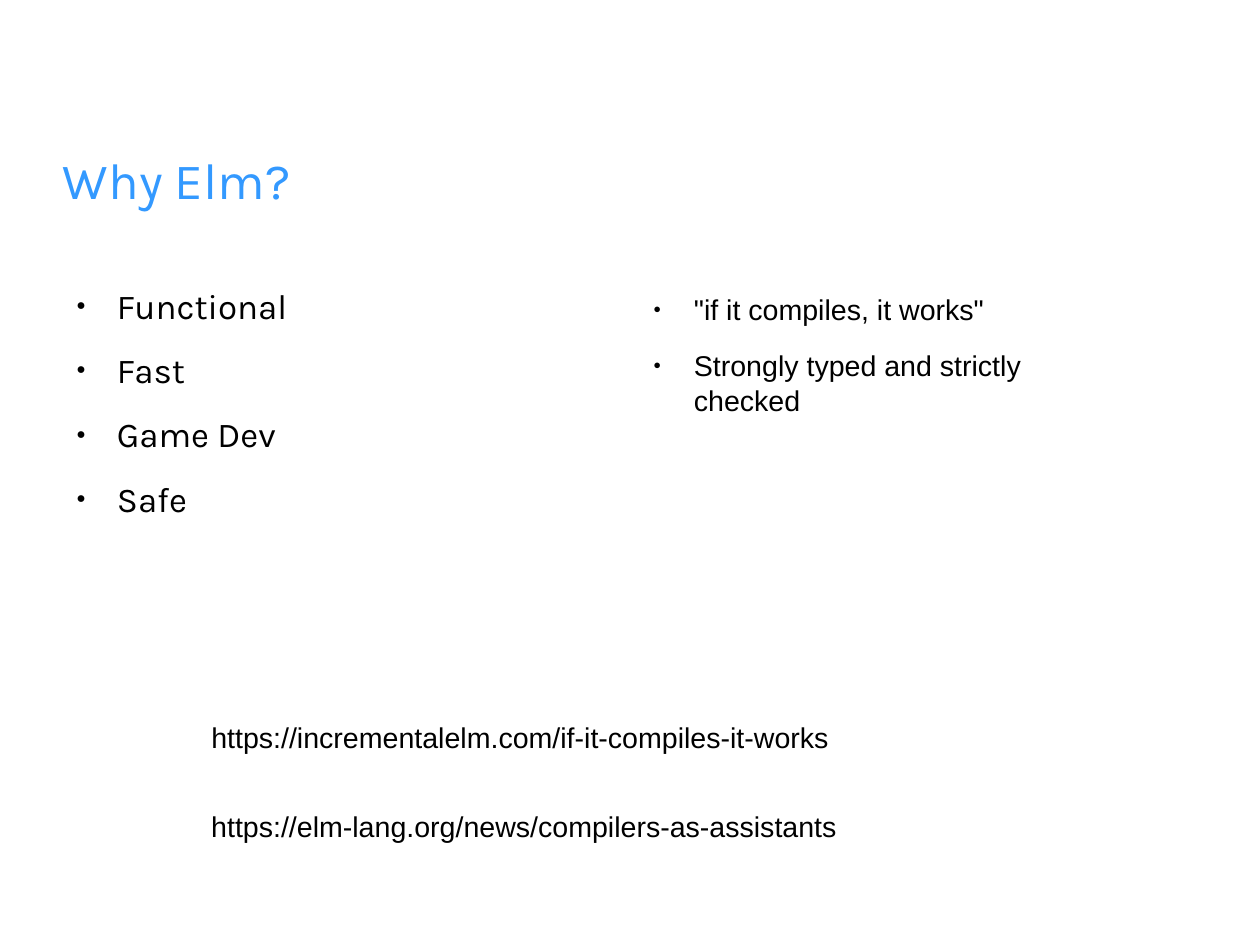
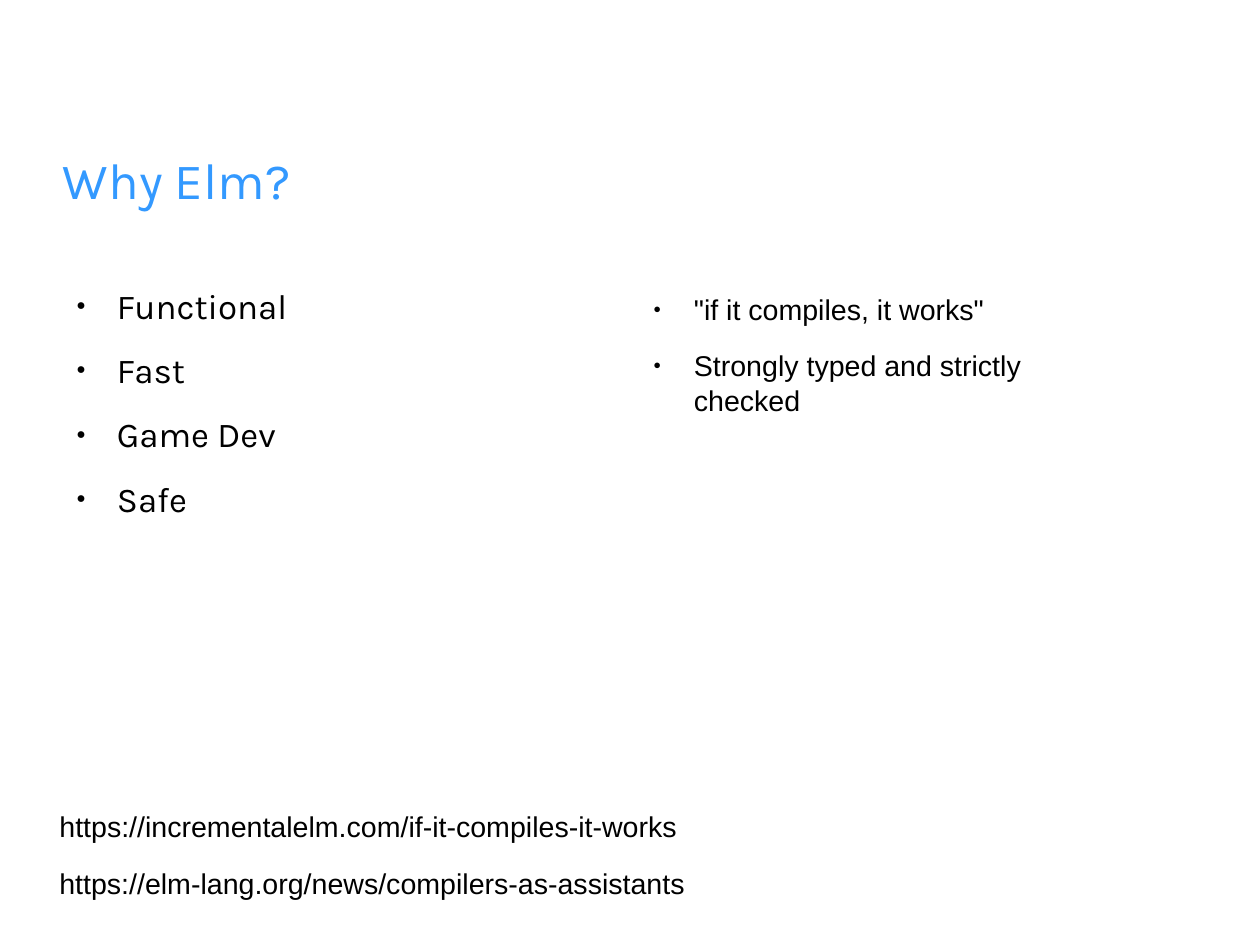
Before and after one commit to jfeaver/elm-quick-introduction, a slide deck: slide 7 of elm-intro.odp. Drawn at 1260x945 pixels with LibreOffice and Linux fonts; fonts in the diff are those of the drawing; background and template pictures are left out. Boxes give left, top, right and bottom in pixels: in the first picture for what was removed or moved away, otherwise in the second. Text is boxed around its words. In the diff, an @@ line names an element or a change of style, - is before the commit and + after.

```diff
--- a/elm-intro.odp
+++ b/elm-intro.odp
@@ text "https://incrementalelm.com/if-it-compiles-it-works": place and size @@
-text "https://incrementalelm.com/if-it-compiles-it-works" at [211,727,828,754]
+text "https://incrementalelm.com/if-it-compiles-it-works" at [59,816,676,843]
@@ text "https://elm-lang.org/news/compilers-as-assistants": place and size @@
-text "https://elm-lang.org/news/compilers-as-assistants" at [211,816,836,843]
+text "https://elm-lang.org/news/compilers-as-assistants" at [59,873,684,900]
```
Also in this commit, not shown: 3 other slides changed, 3 slides added.
